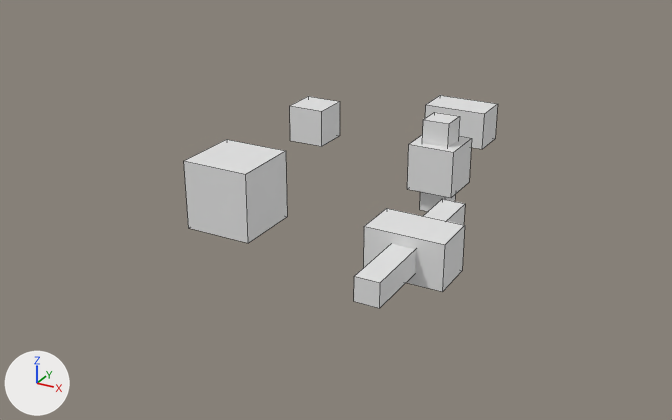
What one commit did to the OBJ model example/data/level.obj.
Camera for both pictures: a 50 mm camera at (21.2, -41.4, 18.3) aimed at (-0.8, -1.4, -1.7). Every picture has the same lights, and +X, +Y and +Z are marked at lower left. Mesh edges are drawn as thin lines. Where no turn or scale is listed for an object, it has been applied to the vertices.

Names of what the first picture shows: 'level'.
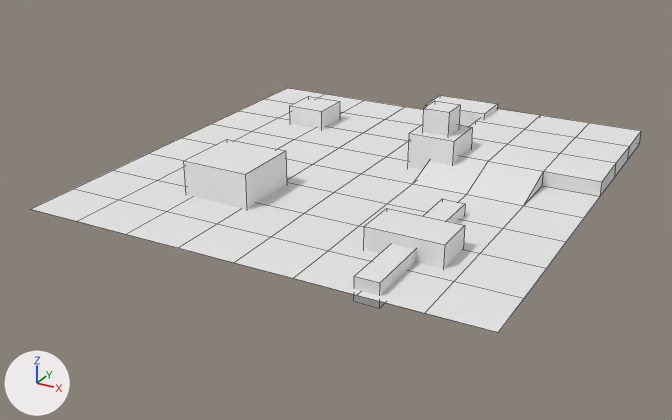
Where the change shows, as pixel boxes [x1, y1, x2, y2] in the pictures (672 x 420 px; the box of a moved part takes in the faces that stretch with it):
'level', reshaped (94% wider, 14% taller): before [184, 95, 498, 308]; after [32, 88, 641, 332]
part 1 of me_level, added: after [32, 88, 641, 332]
part 2 of me_level, moved or reshaped: before [407, 112, 472, 211]; after [408, 101, 472, 170]

Patch to the scene script:
```diff
--- a/example/data/level.obj.py
+++ b/example/data/level.obj.py
@@ mat_initialshadinggroup @@
+mat_initialshadinggroup = principled_material('initialShadingGroup')
+mat_initialshadinggroup.base_color = (0.8, 0.8, 0.8)  # white #e7e7e7
+mat_initialshadinggroup.roughness = 1.0
@@ me_level @@
 # used by ob_level; location = (0.0, 0.0, 0.0)
 # verts and faces of me_level; kept vertices keep their numbers, new ones are numbered from 56
 # before: 8 (1.8, 2.1, -1.3) at pixel (407, 189), 9 (4.4, 2.1, -1.3) at pixel (451, 197), 10 (1.8, 2.1, 1.3) at pixel (408, 144), 11 (4.4, 2.1, 1.3) at pixel (453, 152), 12 (1.8, 4.7, 1.3)
 # before: 13 (4.4, 4.7, 1.3) at pixel (471, 138), 14 (1.8, 4.7, -1.3), 15 (4.4, 4.7, -1.3) at pixel (469, 182), 16 (2.3, 2.7, -2.6) at pixel (419, 209), 17 (3.8, 2.7, -2.6)
 # before: 18 (2.3, 2.7, 2.6) at pixel (423, 119), 19 (3.8, 2.7, 2.6) at pixel (449, 123), 20 (2.3, 4.2, 2.6) at pixel (434, 112), 21 (3.8, 4.2, 2.6) at pixel (459, 116), 22 (2.3, 4.2, -2.6)
 # before: 23 (3.8, 4.2, -2.6)
-me_level.from_pydata(...)  # 56 vertices, 42 faces; spans x -7.8..8.2, y -11.6..12.0, z -2.6..2.6
+me_level.from_pydata(...)  # 148 vertices, 118 faces; spans x -12.0..12.0, y -12.0..12.0, z -2.0..3.3
+# me_level part 1: a new loose piece of 92 vertices spanning x -12.0..12.0, y -12.0..12.0, z 0.0..0.8, in mat_initialshadinggroup (white #e7e7e7)
+# me_level part 2
+for i in [*range(8, 18), 22, 23]: verts[i] += (0.0, 0.0, 0.6)
+for i in [*range(18, 22)]: verts[i] += (0.0, 0.0, 0.7)
+me_level.materials.append(mat_initialshadinggroup)  # white #e7e7e7
```
